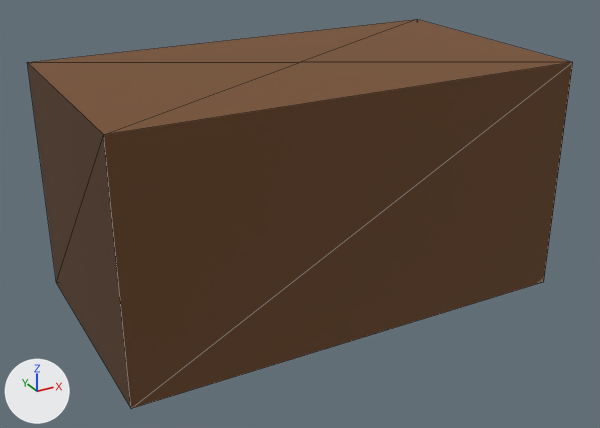
One commit to the glTF model data/model/model_18.glb: the scene before it, then after it.
One viewpoint serves both versions: a 50 mm camera at (-1.245, -2.262, 1.393) aimed at (-0.031, -0.056, 0.289). Every picture has the same lights, and +X, +Y and +Z are marked at lower left. The older version comes first. Mesh edges are drawn as thin lines. Vertices at exactly the same position are counted once.

The older version as bpy lines, for what is in view:
```python
me_mesh_0 = bpy.data.meshes.new('Mesh_0')
me_mesh_0.from_pydata(...)  # 10 vertices, 16 faces; spans x -0.75..0.75, y -0.41..0.41, z 0.0..0.78
me_mesh_0.materials.append(mat_material_0)  # picture img_image_0
ob_mesh_0 = bpy.data.objects.new('Mesh_0', me_mesh_0)
ob_mesh_0.location = (0.0, 0.0, 0.0)
```
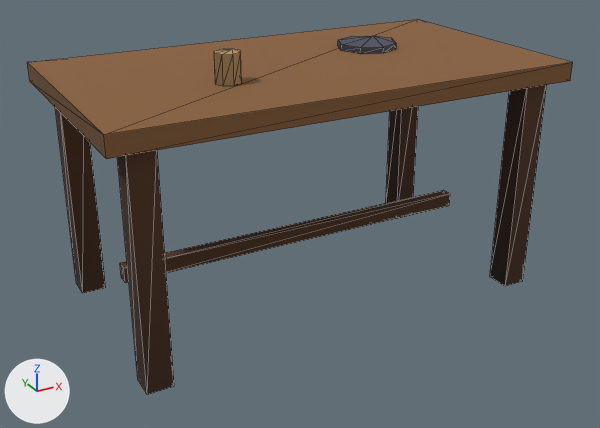
Location of each change, [x1, y1, x2, y2] in pixels of the pictures (600 x 428 px; the box of a moved part takes in the faces that stretch with it):
'Mesh_0', reshaped: before [27, 19, 573, 409]; after [27, 19, 573, 394]
part 1 of me_mesh_0, added (brown): after [55, 107, 106, 293]
part 2 of me_mesh_0, added (brown): after [117, 150, 174, 394]
part 3 of me_mesh_0, added (brown): after [386, 107, 418, 219]
part 4 of me_mesh_0, added (brown): after [490, 85, 546, 286]
part 5 of me_mesh_0, added (brown): after [120, 190, 450, 283]
part 6 of me_mesh_0, added (brown): after [214, 49, 242, 86]
part 7 of me_mesh_0, added: after [338, 36, 396, 54]
part 8 of me_mesh_0, moved or reshaped: before [27, 19, 573, 409]; after [27, 19, 573, 159]

The edits, one by one:
me_mesh_0 is used by ob_mesh_0; location (0.0, 0.0, 0.0).
me_mesh_0 had 10 vertices, 16 faces and spanned x -0.75..0.75, y -0.41..0.41, z 0.0..0.78.
me_mesh_0 now has 80 vertices, 128 faces and spans x -0.75..0.75, y -0.41..0.41, z 0.0..0.87.
me_mesh_0 part 1: a new loose piece, a box spanning x -0.69..-0.61, y 0.29..0.37, z 0.0..0.72, in mat_material_0 (picture img_image_0).
me_mesh_0 part 2: a new loose piece, a box spanning x -0.69..-0.61, y -0.37..-0.29, z 0.0..0.72, in mat_material_0 (picture img_image_0).
me_mesh_0 part 3: a new loose piece, a box spanning x 0.61..0.69, y 0.29..0.37, z 0.0..0.72, in mat_material_0 (picture img_image_0).
me_mesh_0 part 4: a new loose piece, a box spanning x 0.61..0.69, y -0.37..-0.29, z 0.0..0.72, in mat_material_0 (picture img_image_0).
me_mesh_0 part 5: a new loose piece, a box spanning x -0.625..0.625, y -0.02..0.02, z 0.17..0.22, in mat_material_0 (picture img_image_0).
me_mesh_0 part 6: a new loose piece, an 8-sided cylinder along z spanning x -0.34..-0.26, y -0.16..-0.08, z 0.78..0.87, in mat_material_0 (picture img_image_0).
me_mesh_0 part 7: a new loose piece, an 8-sided cylinder along z spanning x 0.2..0.4, y -0.02..0.18, z 0.78..0.8, in mat_material_0 (picture img_image_0).
Part 8, on me_mesh_0:
6 vertices are removed from x -0.75..0.75, y -0.41..0.41, z 0.0..0.78.
16 faces are deleted.
4 vertices are added at (0.75, -0.41, 0.72), (-0.75, -0.41, 0.72), (-0.75, 0.41, 0.72), (0.75, 0.41, 0.72).
12 new faces join them.
